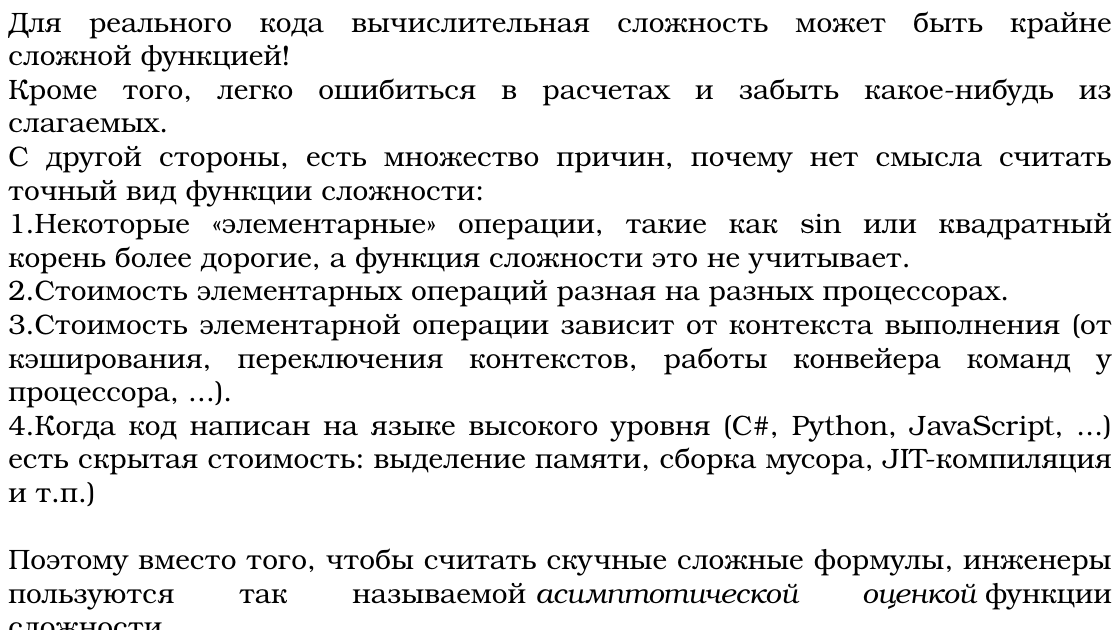
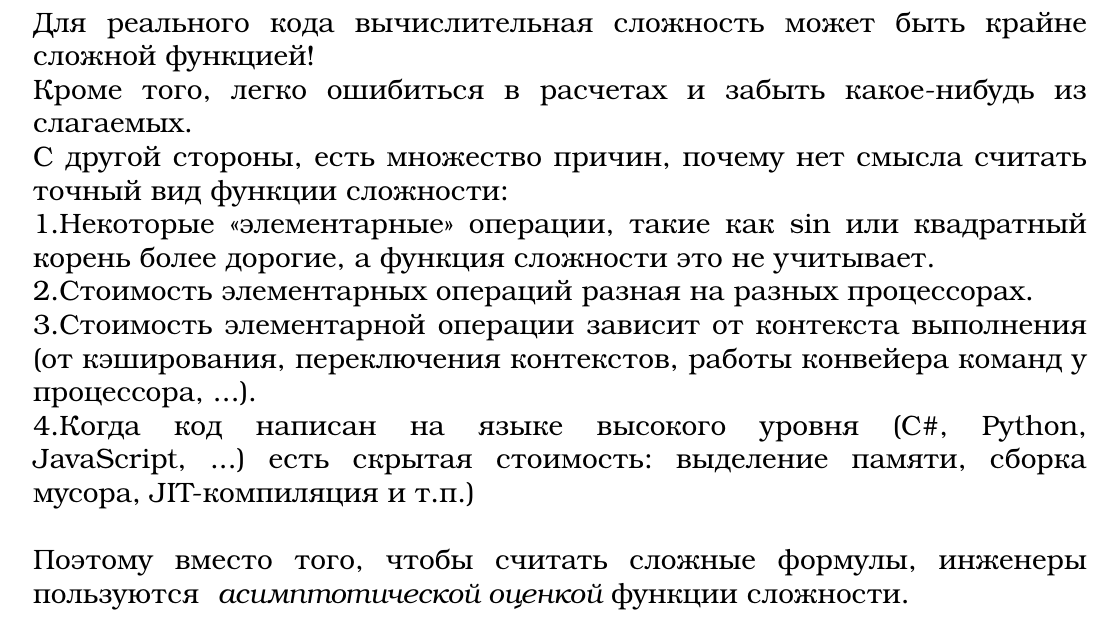
Before and after one commit to DaniilKlyukin/ITiP-1, a slide deck: slide 13 of Лекции/ИТиП лек 4 (лр 4).pptx. Drawn at 1120x630 pixels with LibreOffice and Linux fonts; fonts in the diff are those of the drawing. Boxes give left, top, right and bottom in pixels: in the first picture for what was removed or moved away, otherwise in the second. Text is boxed around its words. In the diff, an @@ line names an element or a change of style, - is before the commit and + after.

```diff
--- a/Лекции/ИТиП лек 4 (лр 4).pptx
+++ b/Лекции/ИТиП лек 4 (лр 4).pptx
@@ text at (33, 548, 1087, 610): text changed @@
-Поэтому вместо того, чтобы считать скучные сложные формулы, инженеры пользуются так называемой асимптотической оценкой функции сложности.
+Поэтому вместо того, чтобы считать сложные формулы, инженеры пользуются асимптотической оценкой функции сложности.
```
Also in this commit, not shown: 7 other slides changed, 1 other file.
